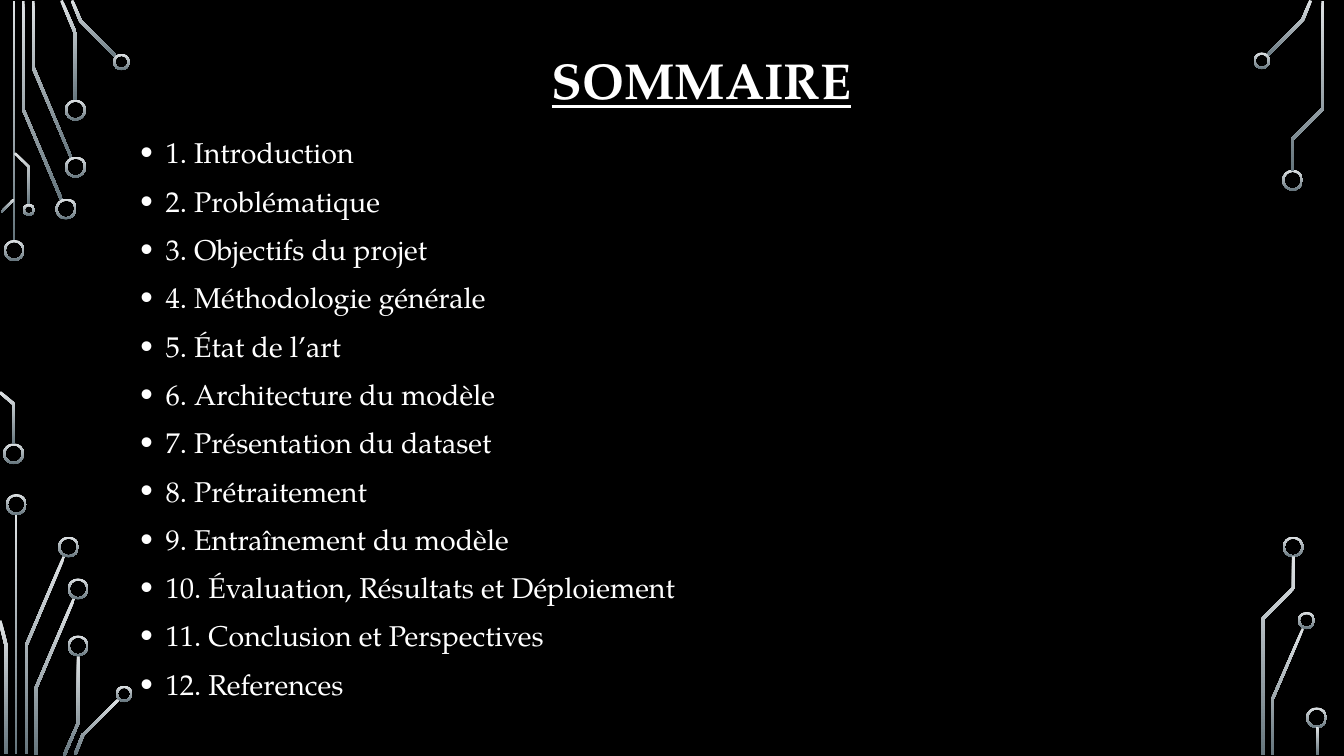
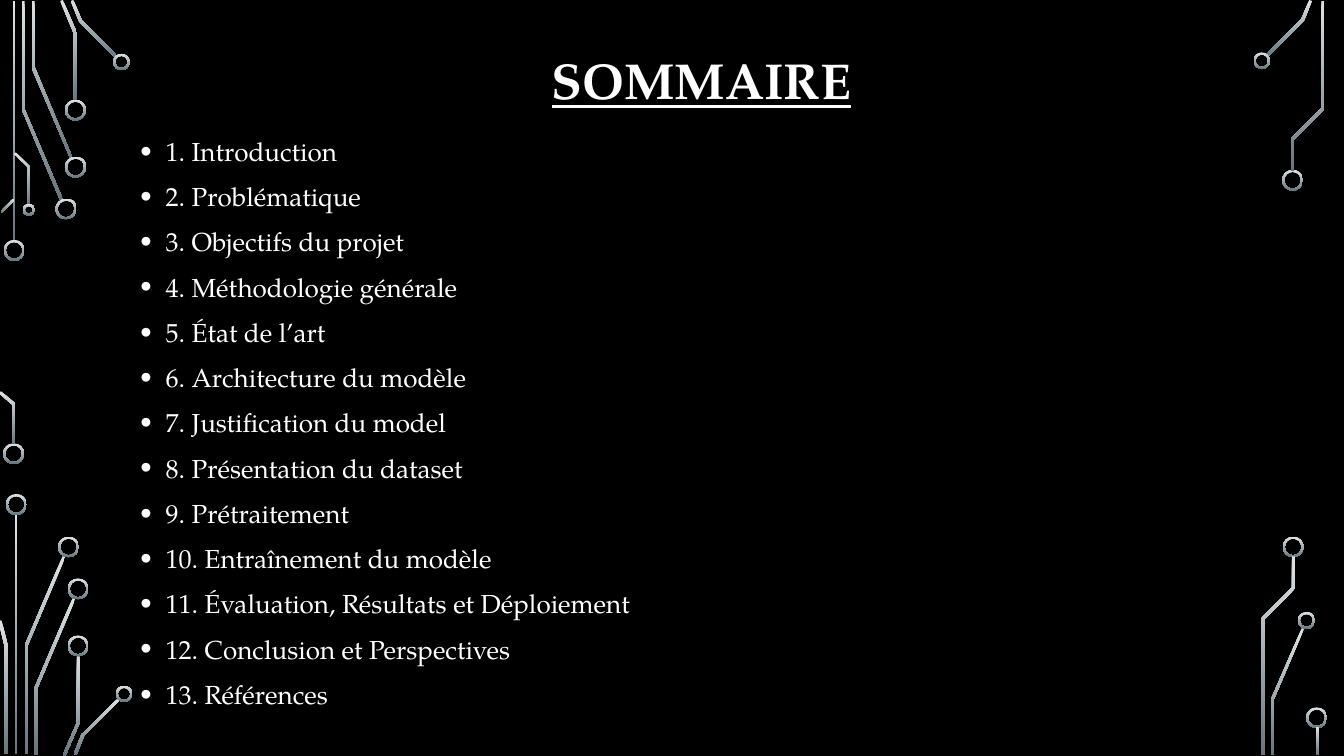
Before and after one commit to NFChristianJ/RNN-pour-ASR-en-Yemba, a slide deck: slide 2 of documentations/ASR pour le Yemba.pptx. Drawn at 1344x756 pixels with LibreOffice and Linux fonts; fonts in the diff are those of the drawing; background and template pictures are left out. Boxes give left, top, right and bottom in pixels: in the first picture for what was removed or moved away, otherwise in the second. Text is boxed around its words. In the diff, an @@ line names an element or a change of style, - is before the commit and + after.

```diff
--- a/documentations/ASR pour le Yemba.pptx
+++ b/documentations/ASR pour le Yemba.pptx
@@ text at (x1=166, y1=142, x2=466, y2=388): size 20.4 to 18.6 pt in "1. Introduction", "2. Problématique", "3. Objectifs du projet", "4. Méthodologie générale" and 2 more places @@
@@ text at (x1=166, y1=413, x2=630, y2=705): text changed; size 20.4 to 18.6 pt @@
-• 7. Présentation du dataset
-• 8. Prétraitement
-• 9. Entraînement du modèle
-• 10. Évaluation, Résultats et Déploiement
-• 11. Conclusion et Perspectives
-• 12. References
+• 7. Justification du model
+• 8. Présentation du dataset
+• 9. Prétraitement
+• 10. Entraînement du modèle
+• 11. Évaluation, Résultats et Déploiement
+• 12. Conclusion et Perspectives
+• 13. Références
```
Also in this commit, not shown: 3 other slides changed, 2 slides added.
